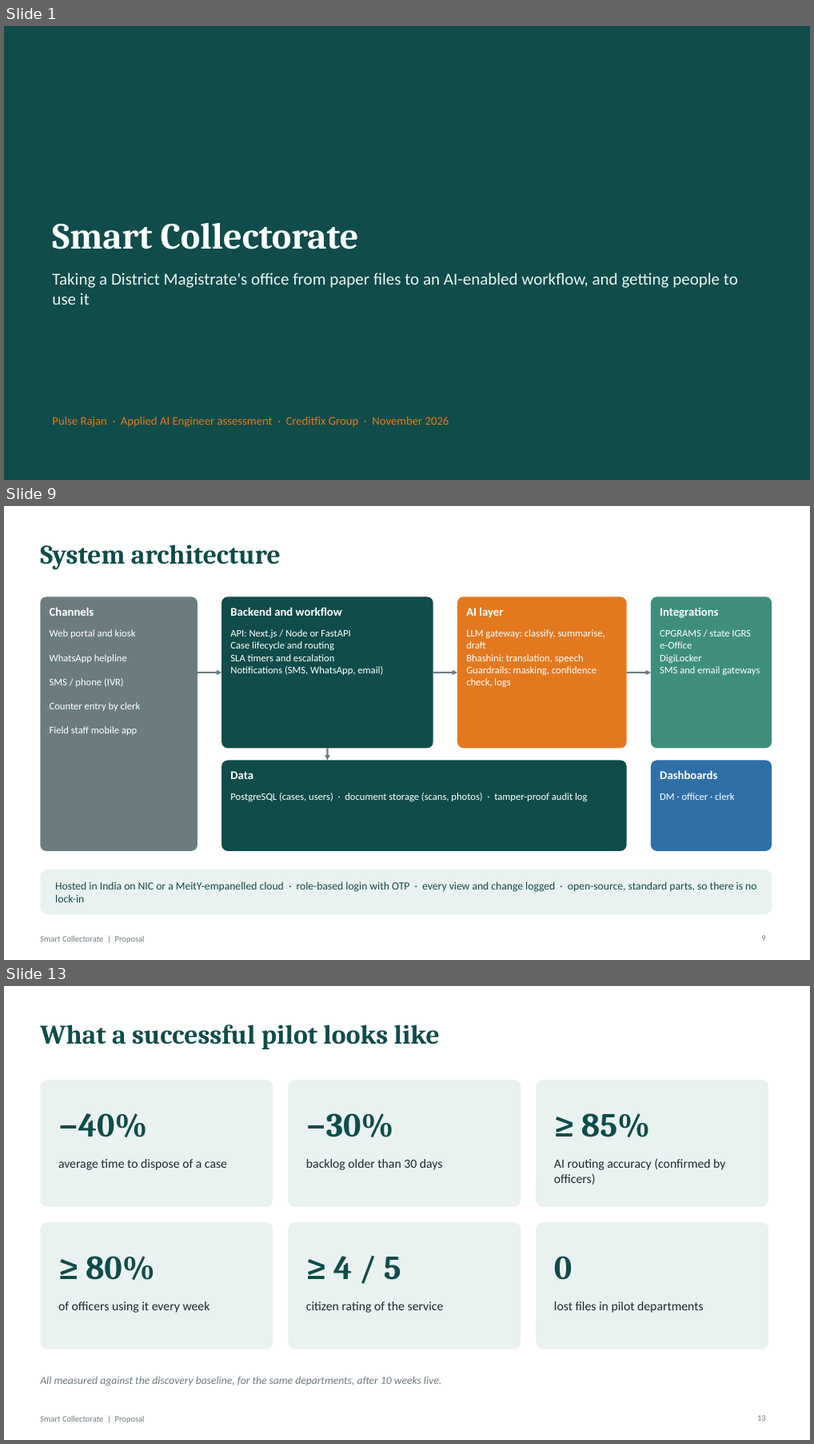
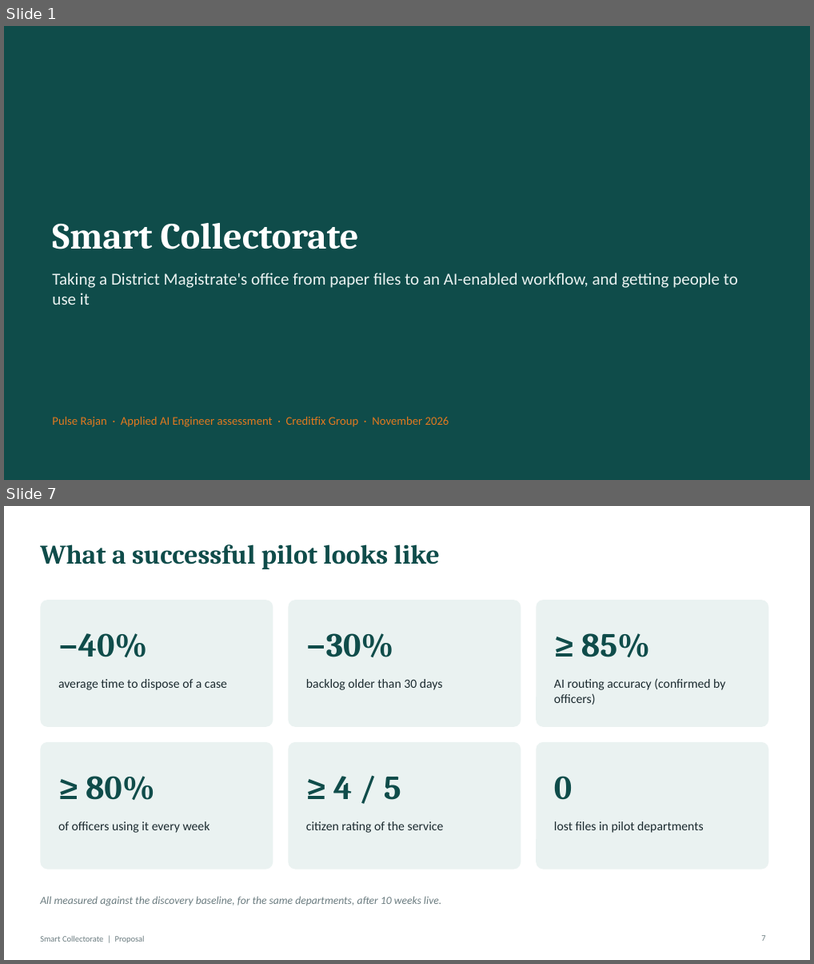
Before and after one commit to easycodewithme/Assignemnt-Automation, a slide deck: presentation/Smart_Collectorate_Proposal.pptx. Shown one above the other, each under a label of ours: slides 1, 9 and 13 before the commit, slides 1 and 7 after it; the slides between them are not shown. The pictures are 814x1444 and 814x964 pixels, drawn with LibreOffice and Linux fonts; fonts in the diff are those of the drawing. Boxes give left, top, right and bottom in pixels: in the first picture for what was removed or moved away, otherwise in the second. Text is boxed around its words. In the diff, an @@ line names an element or a change of style, - is before the commit and + after.

```diff
--- a/presentation/Smart_Collectorate_Proposal.pptx
+++ b/presentation/Smart_Collectorate_Proposal.pptx
@@ slide 9 removed at [4, 506, 810, 960], background #FFFFFF; not listed: 1 template element that a slide beside it also shows @@
@@ title removed at [40, 544, 281, 570] @@
-System architecture
@@ rounded rectangle removed at [40, 596, 198, 851] @@
@@ rounded rectangle removed at [222, 596, 434, 748] @@
@@ rounded rectangle removed at [458, 596, 627, 748] @@
@@ rounded rectangle removed at [651, 596, 772, 748] @@
@@ text removed at [50, 607, 94, 616] @@
-Channels
@@ text removed at [230, 607, 342, 616] @@
-Backend and workflow
@@ text removed at [466, 607, 503, 618] @@
-AI layer
@@ text removed at [660, 607, 718, 618] @@
-Integrations
@@ text removed at [50, 629, 141, 735] @@
-Web portal and kiosk
-WhatsApp helpline
-SMS / phone (IVR)
-Counter entry by clerk
-Field staff mobile app
@@ text removed at [230, 629, 383, 675] @@
-API: Next.js / Node or FastAPI
-Case lifecycle and routing
-SLA timers and escalation
-Notifications (SMS, WhatsApp, email)
@@ text removed at [466, 629, 606, 687] @@
-LLM gateway: classify, summarise, draft
-Bhashini: translation, speech
-Guardrails: masking, confidence check, logs
@@ text removed at [660, 630, 760, 675] @@
-CPGRAMS / state IGRS
-e-Office
-DigiLocker
-SMS and email gateways
@@ arrow removed from (198, 672) to (222, 672) @@
@@ arrow removed from (434, 672) to (458, 672) @@
@@ arrow removed from (627, 672) to (651, 672) @@
@@ rounded rectangle removed at [222, 760, 627, 851] @@
@@ arrow removed from (328, 748) to (328, 760) @@
@@ rounded rectangle removed at [651, 760, 772, 851] @@
@@ text removed at [230, 771, 254, 779] @@
-Data
@@ text removed at [230, 792, 587, 801] @@
-PostgreSQL (cases, users) · document storage (scans, photos) · tamper-proof audit log
@@ text removed at [660, 770, 718, 779] @@
-Dashboards
@@ text removed at [660, 792, 735, 800] @@
-DM · officer · clerk
@@ rounded rectangle removed at [40, 869, 772, 914] @@
@@ text removed at [55, 881, 757, 902] @@
-Hosted in India on NIC or a MeitY-empanelled cloud · role-based login with OTP · every view and change logged · open-source, standard parts, so there is no lock-in
@@ page number removed at [762, 935, 766, 940] @@
-9
@@ what was slide 13 is now slide 7 @@
@@ page number at [762, 935, 766, 940]: text changed @@
-13
+7
```
Also in this commit, not shown: 4 slides changed, 4 slides added, 13 other slides removed, 1 other file.
